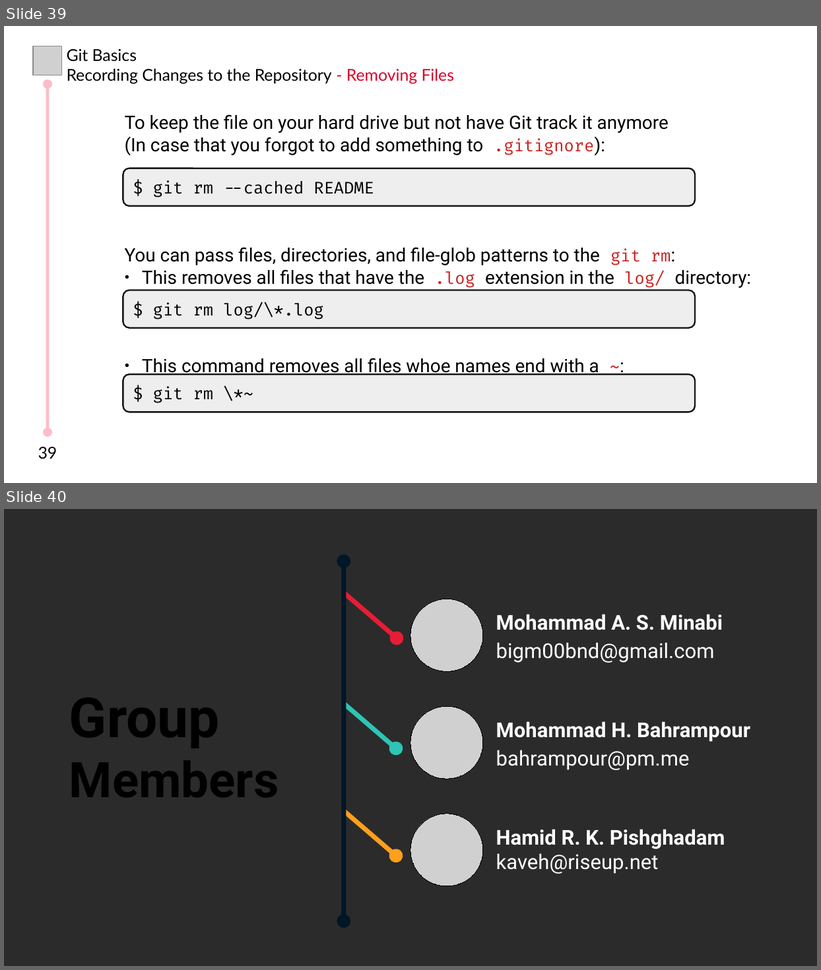
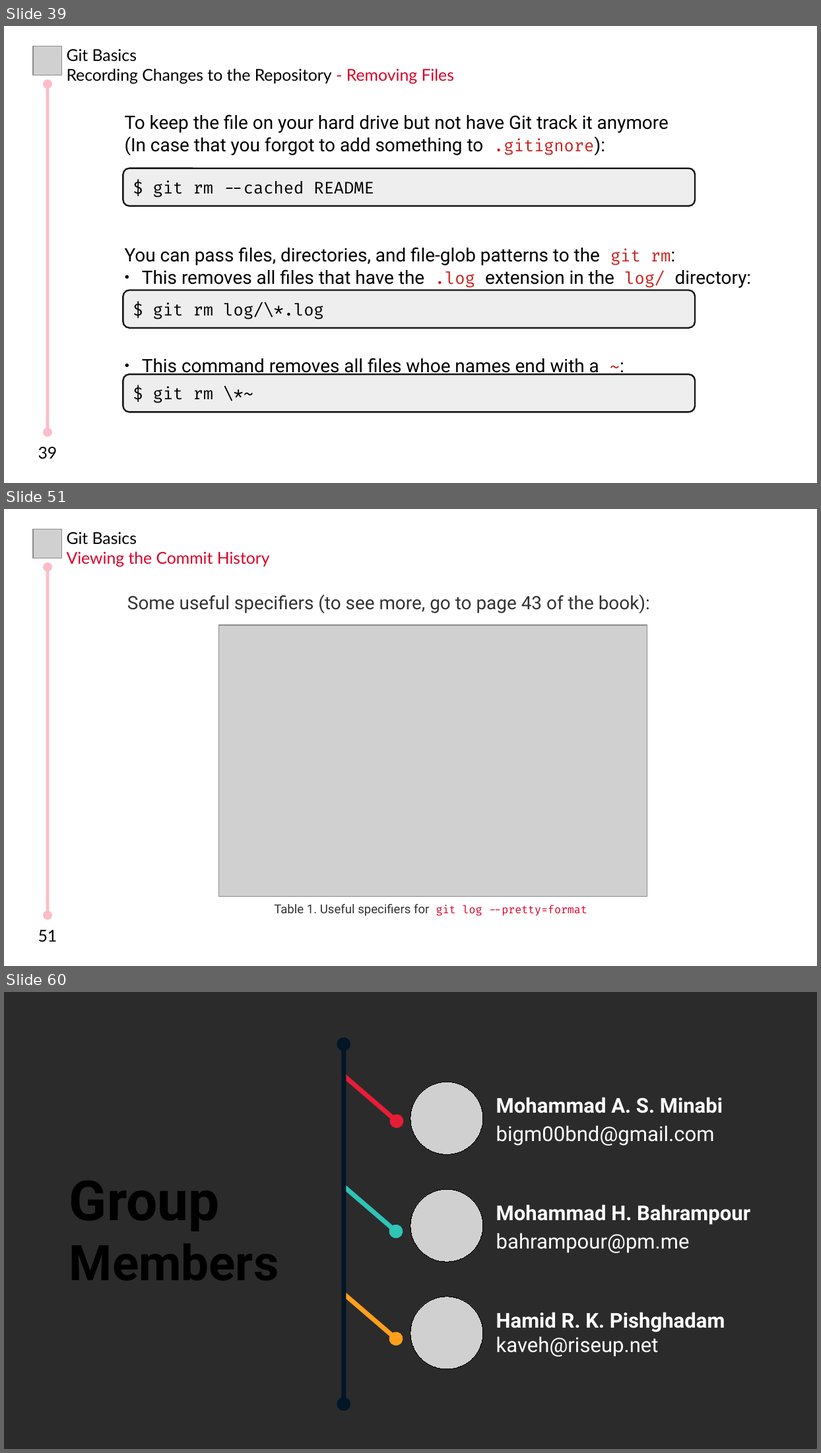
Before and after one commit to MHBahrampour/git-presentation-files, a slide deck: Chapter 2/Chapter 2.odp. Shown one above the other, each under a label of ours: slides 39 and 40 before the commit, slides 39, 51 and 60 after it; the slides between them are not shown. The pictures are 821x970 and 821x1453 pixels, drawn with LibreOffice and Linux fonts; fonts in the diff are those of the drawing; grey boxes stand for pictures; background and template pictures are left out; a plain dark background stands for a picture behind light text. Boxes give left, top, right and bottom in pixels: in the first picture for what was removed or moved away, otherwise in the second. Text is boxed around its words. In the diff, an @@ line names an element or a change of style, - is before the commit and + after.

Commit message:
'Ch2 - Viewing the Commit History' is completed

```diff
--- a/Chapter 2/Chapter 2.odp
+++ b/Chapter 2/Chapter 2.odp
@@ slide 51 added at (x1=4, y1=509, x2=817, y2=966), background #FFFFFF @@
@@ picture added at (x1=33, y1=529, x2=61, y2=559) @@
@@ text added at (x1=67, y1=532, x2=270, y2=567), 16 pt, text #D90429 @@
+Git Basics
+Viewing the Commit History
@@ double arrow added from (48, 567) to (48, 916), #FCBDC8 3 pt @@
@@ text added at (x1=127, y1=595, x2=650, y2=613), 18 pt, text #333333 @@
+Some useful specifiers (to see more, go to page 43 of the book):
@@ picture added at (x1=218, y1=625, x2=648, y2=896) @@
@@ text added at (x1=274, y1=904, x2=587, y2=916), 12 pt, text #333333 @@
+Table 1. Useful specifiers for git log --pretty=format
@@ text added at (x1=38, y1=930, x2=57, y2=943), 16 pt, text #000000 @@
+51
@@ what was slide 40 is now slide 60 @@
```
Also in this commit, not shown: 1 slide changed, 19 other slides added.
